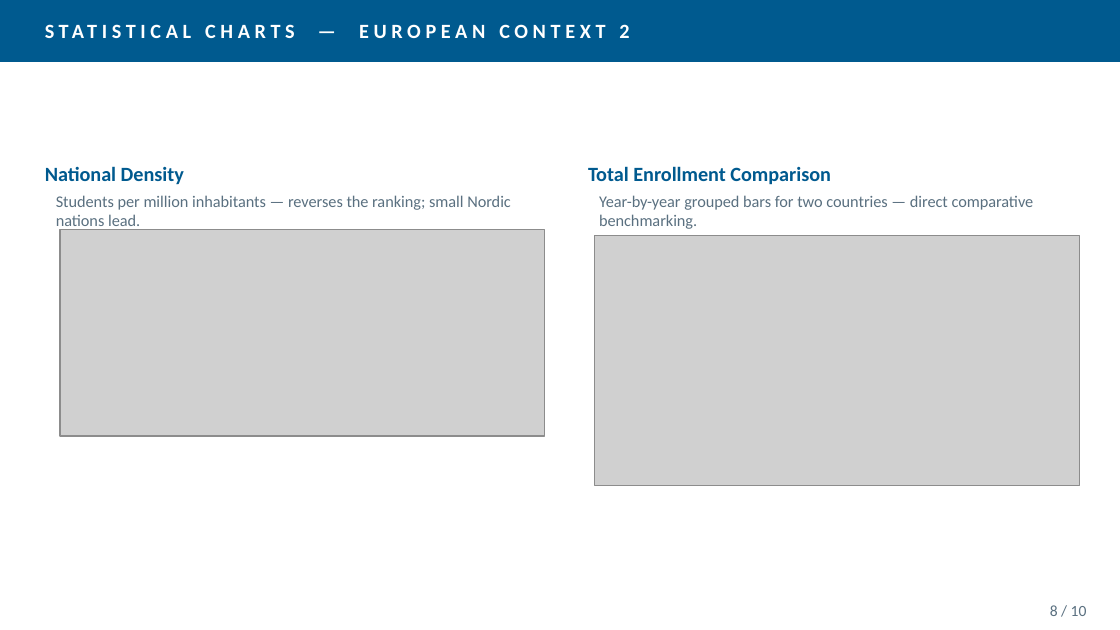
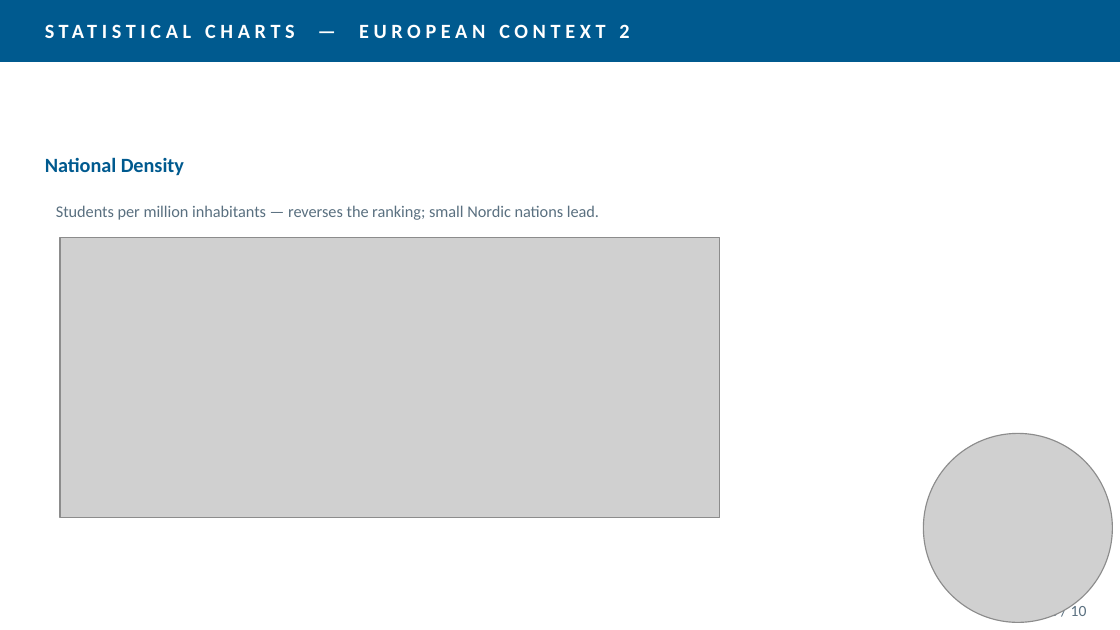
Before and after one commit to Ufo123CZ/VI-SP, a slide deck: slide 8 of documentaions/Presentation.pptx. Drawn at 1120x630 pixels with LibreOffice and Linux fonts; fonts in the diff are those of the drawing; grey boxes stand for pictures. Boxes give left, top, right and bottom in pixels: in the first picture for what was removed or moved away, otherwise in the second. Text is boxed around its words. In the diff, an @@ line names an element or a change of style, - is before the commit and + after.

Commit message:
Final presentation

```diff
--- a/documentaions/Presentation.pptx
+++ b/documentaions/Presentation.pptx
@@ text "National Density": place and size @@
-text "National Density" at (45, 166, 184, 185)
+text "National Density" at (45, 157, 184, 176)
@@ text removed at (588, 166, 831, 185) @@
-Total Enrollment Comparison
@@ text "Students per million inhabitants — ..." rewrapped from (56, 195, 511, 231) to (56, 205, 599, 220) @@
@@ text removed at (599, 195, 1034, 229) @@
-Year-by-year grouped bars for two countries — direct comparative benchmarking.
@@ picture: place and size @@
-picture at (60, 230, 545, 436)
+picture at (60, 237, 720, 519)
@@ picture removed at (595, 236, 1080, 486) @@
@@ picture added at (923, 433, 1112, 623) @@
```
Also in this commit, not shown: 9 other slides changed, 1 other file.
